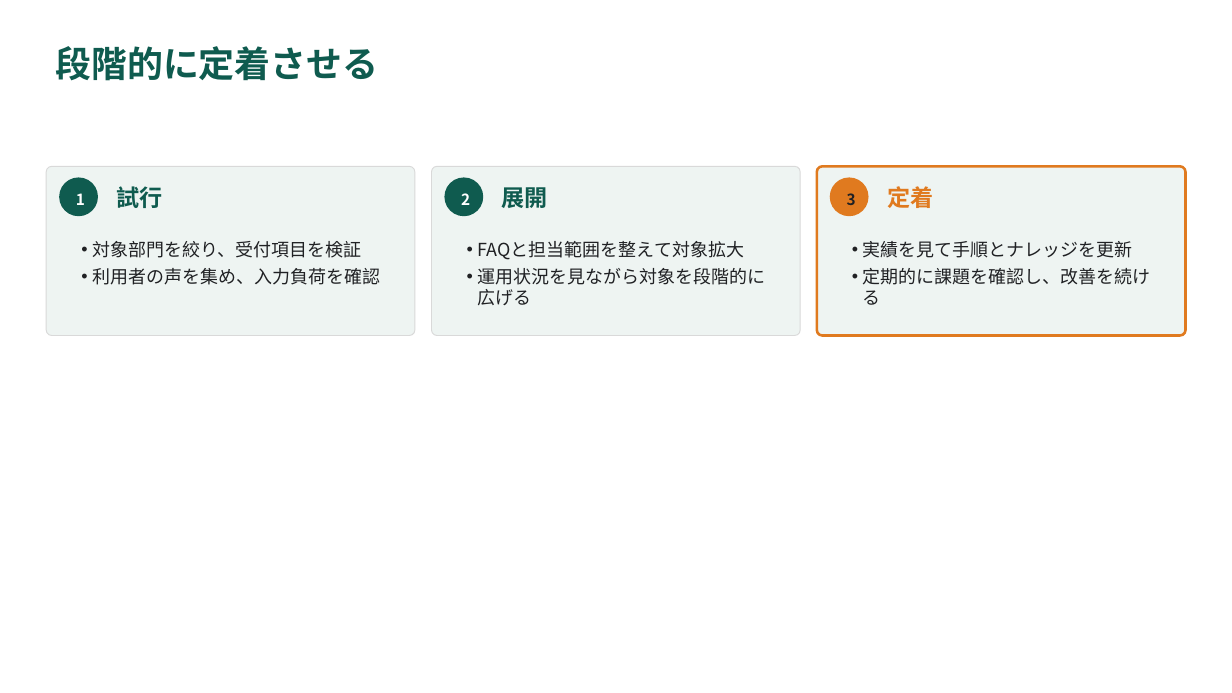
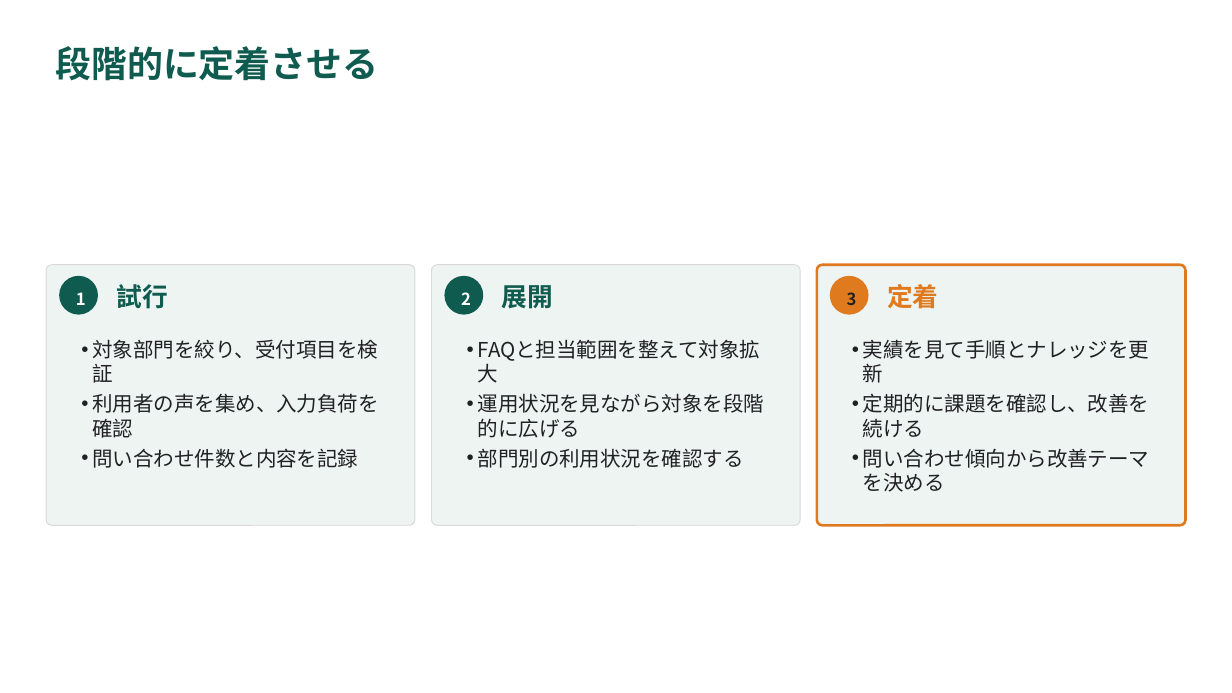
Before and after one commit to YHirano7/Artifacts, a slide deck: slide 4 of skills/pptx-deck/examples/component-gallery/component-gallery.pptx. Drawn at 1232x693 pixels with LibreOffice and Linux fonts; fonts in the diff are those of the drawing. Boxes give left, top, right and bottom in pixels: in the first picture for what was removed or moved away, otherwise in the second. Text is boxed around its words. In the diff, an @@ line names an element or a change of style, - is before the commit and + after.

Commit message:
fix(pptx-deck): テンプレ部品の見た目と図解配置を整える

```diff
--- a/skills/pptx-deck/examples/component-gallery/component-gallery.pptx
+++ b/skills/pptx-deck/examples/component-gallery/component-gallery.pptx
@@ rounded rectangle: place and size @@
-rounded rectangle at box(46, 166, 415, 335)
+rounded rectangle at box(46, 265, 415, 526)
@@ rounded rectangle: place and size @@
-rounded rectangle at box(432, 166, 800, 335)
+rounded rectangle at box(432, 265, 800, 526)
@@ proportions changed in 3 elements at box(46, 265, 415, 526), box(432, 265, 800, 526), box(817, 265, 1186, 526) @@
@@ rounded rectangle: place and size @@
-rounded rectangle at box(817, 166, 1186, 335)
+rounded rectangle at box(817, 265, 1186, 526)
@@ size 12 to 13 pt in 3 elements at box(59, 275, 98, 314), box(445, 275, 483, 314), box(830, 275, 869, 314) @@
@@ 3 ellipses, 3 texts: place and size @@
-3 ellipses, 3 texts at box(59, 177, 933, 216)
+3 ellipses, 3 texts at box(59, 275, 938, 314)
@@ size 18 to 20 pt in 3 elements at box(116, 284, 167, 309), box(502, 280, 553, 313), box(887, 284, 938, 309) @@
@@ text "対象部門を絞り、受付項目を検証": place and size @@
-text "対象部門を絞り、受付項目を検証" at box(92, 241, 380, 285)
+text "対象部門を絞り、受付項目を検証" at box(92, 339, 378, 468)
@@ text "FAQと担当範囲を整えて対象拡大": place and size @@
-text "FAQと担当範囲を整えて対象拡大" at box(478, 241, 766, 305)
+text "FAQと担当範囲を整えて対象拡大" at box(478, 393, 764, 468)
@@ text "実績を見て手順とナレッジを更新": place and size @@
-text "実績を見て手順とナレッジを更新" at box(863, 241, 1151, 305)
+text "実績を見て手順とナレッジを更新" at box(863, 339, 1149, 492)
@@ text at box(92, 339, 378, 438): size 14 to 16 pt in "対象部門を絞り、受付項目を検証", "利用者の声を集め、入力負荷を確認" @@
@@ text at box(863, 339, 1149, 438): size 14 to 16 pt in "実績を見て手順とナレッジを更新", "定期的に課題を確認し、改善を続ける" @@
@@ text at box(478, 393, 764, 438): size 14 to 16 pt in "FAQと担当範囲を整えて対象拡大", "運用状況を見ながら対象を段階的に広げる" @@
@@ text at box(92, 448, 358, 468): paragraph added @@
+• 問い合わせ件数と内容を記録
@@ text at box(478, 448, 744, 468): paragraph added @@
+• 部門別の利用状況を確認する
@@ text at box(863, 449, 1149, 492): paragraph added @@
+• 問い合わせ傾向から改善テーマを決める
```
Also in this commit, not shown: 21 other slides changed, 39 other files.
